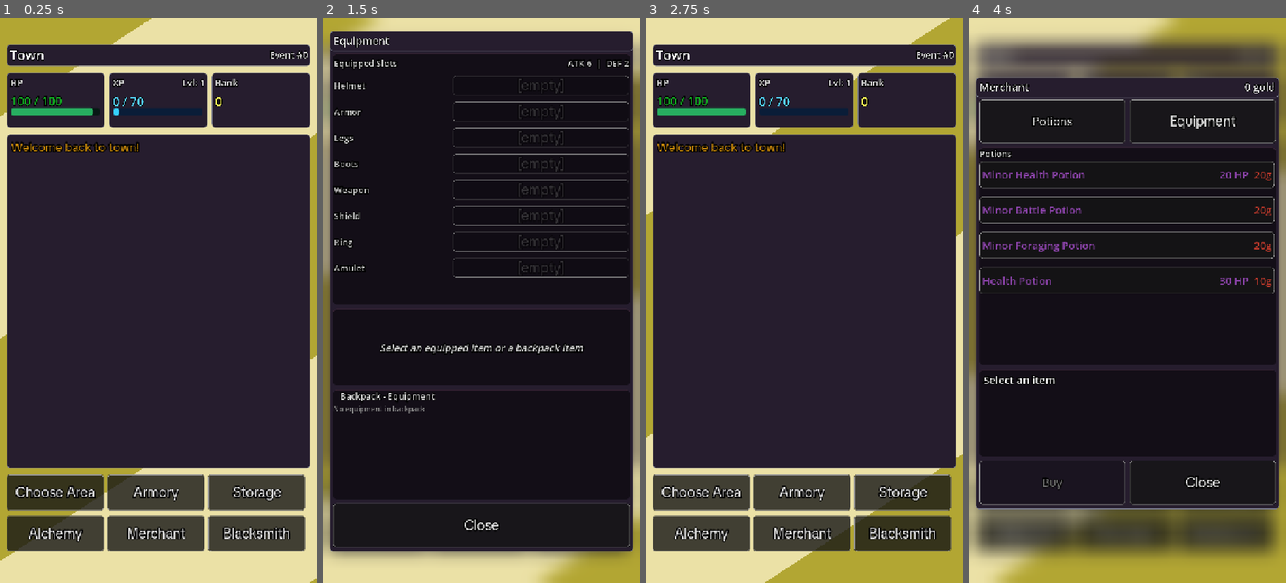
Above: before the commit, frames 1-4 (left to right).
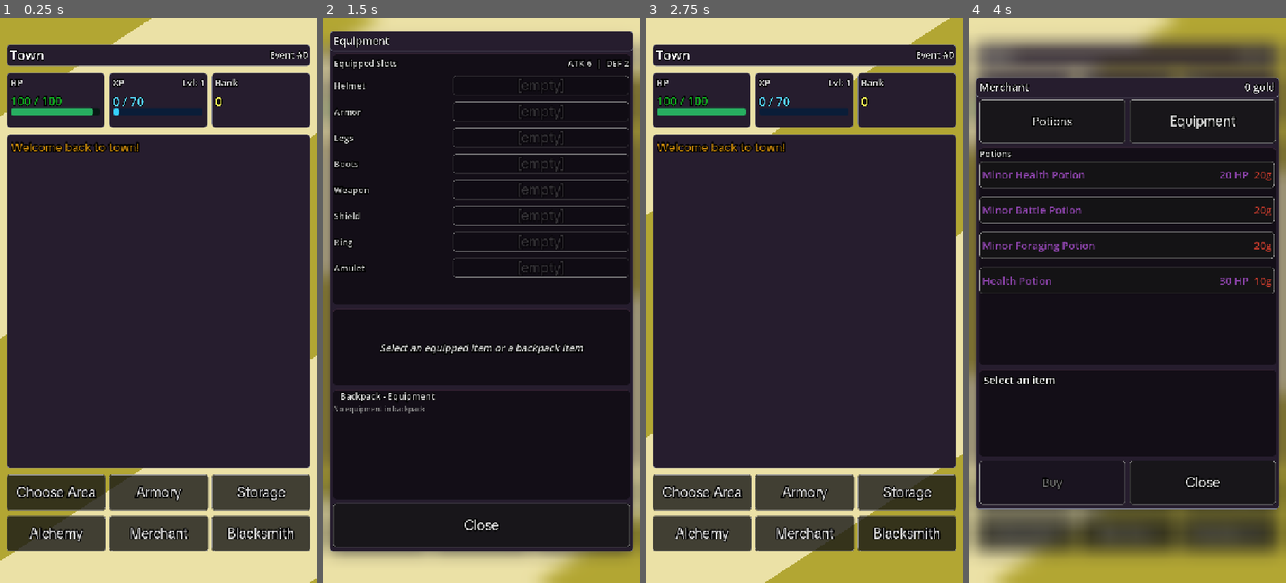
Above: after the commit, the same moments.

Repository: Nano95/project_RUNES
Game: Godot game, scene res://Scenes/Main.tscn
The game is run twice, just before and just after one commit, with the same random seed, the same clock (stepped at 60 frames per second) and the same inputs.
Inputs:
- Up to frame 1 (0.25 s): no input
- Up to frame 2 (1.5 s): click "Armory" at 0.5 s; click "Storage" at 1.25 s
- Up to frame 3 (2.75 s): click "Alchemy" at 2 s
- Up to frame 4 (4 s): click "Merchant" at 2.75 s; click "Blacksmith" at 3.5 s

The runs differ from the first frame. In frame 1, 2.4% of the frame differs, in the area x 4-98%, y 80-95%; in frame 2, 0.3%; in frame 3, 2.4%; in frame 4, 0.3%.

Commit message:
Center things properly for all resolutions
quick deposit and new areas

Diff:
--- a/Scenes/MainController.tscn
+++ b/Scenes/MainController.tscn
@@ -399,9 +399,12 @@
 inventoryPanel = NodePath("MarginContainer/VBoxContainer/AdventuringRow/BackpackDisplay")
 
 [node name="MarginContainer" type="MarginContainer" parent="UIController" unique_id=709362305]
-layout_mode = 0
-offset_right = 720.0
-offset_bottom = 1280.0
+layout_mode = 1
+anchors_preset = 15
+anchor_right = 1.0
+anchor_bottom = 1.0
+grow_horizontal = 2
+grow_vertical = 2
 size_flags_vertical = 3
 theme_override_constants/margin_left = 15
 theme_override_constants/margin_top = 60
@@ -657,6 +660,7 @@
 [node name="MainActionRow" type="GridContainer" parent="UIController/MarginContainer/VBoxContainer/MainActionRow" unique_id=780816887]
 custom_minimum_size = Vector2(678, 0)
 layout_mode = 2
+size_flags_horizontal = 3
 size_flags_vertical = 3
 theme_override_constants/h_separation = 8
 theme_override_constants/v_separation = 13
@@ -724,13 +728,13 @@
 
 [node name="AreasSelectRow" type="ScrollContainer" parent="UIController/MarginContainer/VBoxContainer" unique_id=2075402911]
 visible = false
-custom_minimum_size = Vector2(0, 202)
 layout_mode = 2
 size_flags_vertical = 3
 horizontal_scroll_mode = 0
 
 [node name="AreasSelectRow" type="GridContainer" parent="UIController/MarginContainer/VBoxContainer/AreasSelectRow" unique_id=2070690060]
 layout_mode = 2
+size_flags_horizontal = 3
 size_flags_vertical = 3
 theme_override_constants/h_separation = 6
 theme_override_constants/v_separation = 19
@@ -739,6 +743,7 @@
 [node name="area1" type="Button" parent="UIController/MarginContainer/VBoxContainer/AreasSelectRow/AreasSelectRow" unique_id=1488179726]
 custom_minimum_size = Vector2(221, 74)
 layout_mode = 2
+size_flags_horizontal = 3
 size_flags_vertical = 4
 theme_override_constants/outline_size = 10
 theme_override_fonts/font = ExtResource("3_dajxx")
@@ -748,6 +753,7 @@
 [node name="area2" type="Button" parent="UIController/MarginContainer/VBoxContainer/AreasSelectRow/AreasSelectRow" unique_id=794916738]
 custom_minimum_size = Vector2(221, 74)
 layout_mode = 2
+size_flags_horizontal = 3
 size_flags_vertical = 4
 theme_override_constants/outline_size = 10
 theme_override_fonts/font = ExtResource("3_dajxx")
@@ -757,6 +763,7 @@
 [node name="area3" type="Button" parent="UIController/MarginContainer/VBoxContainer/AreasSelectRow/AreasSelectRow" unique_id=593624606]
 custom_minimum_size = Vector2(221, 74)
 layout_mode = 2
+size_flags_horizontal = 3
 size_flags_vertical = 4
 theme_override_constants/outline_size = 10
 theme_override_fonts/font = ExtResource("3_dajxx")
@@ -766,6 +773,7 @@
 [node name="area4" type="Button" parent="UIController/MarginContainer/VBoxContainer/AreasSelectRow/AreasSelectRow" unique_id=285783351]
 custom_minimum_size = Vector2(221, 74)
 layout_mode = 2
+size_flags_horizontal = 3
 size_flags_vertical = 4
 theme_override_constants/outline_size = 10
 theme_override_fonts/font = ExtResource("3_dajxx")
@@ -994,6 +1002,7 @@
 show_percentage = false
 
 [node name="ItemActionContainer" type="ColorRect" parent="UIController" unique_id=1469258999 node_paths=PackedStringArray("itemNameLabel", "equipButton", "dropButton", "dropAllButton", "cancelButton", "inventorySystem")]
+visible = false
 material = SubResource("ShaderMaterial_ds30n")
 layout_mode = 1
 anchors_preset = 15
@@ -1919,8 +1928,7 @@
 theme_override_font_sizes/font_size = 32
 text = "Close"
 
-[node name="StorageModal" type="ColorRect" parent="UIControl …(74 unchanged characters)… kpackTitleCap", "backpackWeightLabel", "chestFlow", "chestCapacityLabel", "chest …(123 unchanged characters)…
-visible = false
+[node name="StorageModal" type="ColorRect" parent="UIControl …(74 unchanged characters)… kpackTitleCap", "backpackWeightLabel", "quickDeposit", "depositAll", "chestFlow", "chestCapacityLabel", "chest …(123 unchanged characters)…
 material = SubResource("ShaderMaterial_ds30n")
 layout_mode = 1
 anchors_preset = 15
@@ -1932,6 +1940,8 @@
 backpackFlow = NodePath("StoragePanel/MarginContainer/VBoxContainer/backpackPanel/TOP/VScrollBar/backpackGrid")
 backpackTitleCap = NodePath("StoragePanel/MarginContainer/VBoxContainer/backpackPanel/TOP/HBoxContainer/Title")
 backpackWeightLabel = NodePath("StoragePanel/MarginContainer/VBoxContainer/backpackPanel/TOP/HBoxContainer/Weight")
+quickDeposit = NodePath("StoragePanel/MarginContainer/VBoxContainer/backpackPanel/TOP/actionButtons/quickDeposit")
+depositAll = NodePath("StoragePanel/MarginContainer/VBoxContainer/backpackPanel/TOP/actionButtons/DepositAll")
 chestFlow = NodePath("StoragePanel/MarginContainer/VBoxContainer/chestPanel/TOP/VScrollBar/chestGrid")
 chestCapacityLabel = NodePath("StoragePanel/MarginContainer/VBoxContainer/chestPanel/TOP/Title")
 chestNameLabel = NodePath("StoragePanel/MarginContainer/VBoxContainer/chestPanel/TOP/Title")
@@ -2033,15 +2043,35 @@
 horizontal_alignment = 2
 vertical_alignment = 1
 
+[node name="actionButtons" type="HBoxContainer" parent="UIController/StorageModal/StoragePanel/MarginContainer/VBoxContainer/backpackPanel/TOP" unique_id=345955610]
+layout_mode = 2
+
+[node name="quickDeposit" type="Button" parent="UIController/StorageModal/StoragePanel/MarginContainer/VBoxContainer/backpackPanel/TOP/actionButtons" unique_id=382747223]
+layout_mode = 2
+size_flags_horizontal = 3
+size_flags_vertical = 3
+theme_override_constants/outline_size = 10
+theme_override_fonts/font = ExtResource("3_dajxx")
+theme_override_font_sizes/font_size = 32
+text = "Quick Deposit"
+
+[node name="DepositAll" type="Button" parent="UIController/StorageModal/StoragePanel/MarginContainer/VBoxContainer/backpackPanel/TOP/actionButtons" unique_id=1289173771]
+layout_mode = 2
+size_flags_horizontal = 3
+size_flags_vertical = 3
+theme_override_constants/outline_size = 10
+theme_override_fonts/font = ExtResource("3_dajxx")
+theme_override_font_sizes/font_size = 32
+text = "Deposit All"
+
 [node name="VScrollBar" type="ScrollContainer" parent="UIController/StorageModal/StoragePanel/MarginContainer/VBoxContainer/backpackPanel/TOP" unique_id=737082488]
-custom_minimum_size = Vector2(0, 260)
 layout_mode = 2
 size_flags_vertical = 3
 horizontal_scroll_mode = 0
 
 [node name="backpackGrid" type="HFlowContainer" parent="UIController/StorageModal/StoragePanel/MarginContainer/VBoxContainer/backpackPanel/TOP/VScrollBar" unique_id=1029594101]
-custom_minimum_size = Vector2(670, 260)
-layout_mode = 2
+layout_mode = 2
+size_flags_horizontal = 3
 size_flags_vertical = 3
 theme_override_constants/h_separation = 7
 theme_override_constants/v_separation = 6
--- a/Scripts/AreaRegistry.gd
+++ b/Scripts/AreaRegistry.gd
@@ -5,11 +5,11 @@
 func _ready() -> void:
 	areas = [
 		_make("Hunting Grounds", 1),
-		_make("Outskirts", 1),
-		_make("Darkwood Forest", 1),
-		_make("Goblin Warren", 3),
-		_make("Stoneback Mines", 5),
-		_make("Ashfield Ruins", 8),
+		_make("Outskirts", 3),
+		_make("Darkwood Forest", 7),
+		_make("Forsaken Keep", 12),
+		_make("Stoneback Mines", 18),
+		_make("Ashfield Ruins", 25),
 	]
 
 func _make(newName: String, minLevel: int) -> AreaData:
--- a/Scripts/AreaSystem.gd
+++ b/Scripts/AreaSystem.gd
@@ -54,6 +54,11 @@
 			Vector3(0.10, 0.12, 0.11),   # dark slate grey-green
 			Vector3(0.16, 0.20, 0.15)    # muted pine
 		)
+	elif (areaName == "Forsaken Castle"):
+		main.set_background_colors(
+			Vector3(0.20, 0.16, 0.16),   # charcoal with warmth
+			Vector3(0.58, 0.30, 0.30)    # soft pastel crimson
+		)
 	else:
 		# Default
 		main.set_background_colors(Vector3(.297, .211, .09), Vector3(.355, .285, .133))
--- a/Scripts/ChestSystem.gd
+++ b/Scripts/ChestSystem.gd
@@ -253,6 +253,128 @@
 	# Count total slots used (each stack = 1 slot)
 	return chest.items.size()
 
+func quickDeposit(chestId: int) -> void:
+	var chest = getChest(chestId)
+	if not chest or not chest.unlocked:
+		return
+
+	# Get unique item names already in chest
+	var chestItems: Array[String] = []
+	for stack in chest.items:
+		if not chestItems.has(stack["name"]):
+			chestItems.append(stack["name"])
+
+	if chestItems.is_empty():
+		GameEvents.eventLogged.emit(
+			"Chest %d is empty — nothing to match." % chestId, "system", false
+		)
+		return
+
+	var deposited = 0
+	var toMove = main.game_data.backpack.duplicate()
+
+	for stack in toMove:
+		var itemName = stack.get("name", "")
+		if not chestItems.has(itemName):
+			continue
+		if chest.items.size() >= getCapacity(chest):
+			break
+
+		var qty = stack.get("qty", 1)
+		var item = ItemRegistry.getItem(itemName)
+
+		# Update weight
+		if item:
+			main.game_data.currentWeight = max(
+				0.0, main.game_data.currentWeight - (item.weight * qty)
+			)
+
+		# Remove from backpack directly
+		var idx = main.game_data.backpack.find(stack)
+		if idx != -1:
+			main.game_data.backpack.remove_at(idx)
+
+		# Add to chest directly
+		var stackCap = ItemRegistry.getStackCap(itemName)
+		var added = false
+		for chestStack in chest.items:
+			if chestStack["name"] == itemName and chestStack["qty"] < stackCap:
+				var space = stackCap - chestStack["qty"]
+				var toAdd = min(space, qty)
+				chestStack["qty"] += toAdd
+				added = true
+				break
+		if not added:
+			chest.items.append({"name": itemName, "qty": qty})
+
+		deposited += qty
+
+	if deposited > 0:
+		main.save_game()
+		GameEvents.backpackChanged.emit()
+		GameEvents.chestChanged.emit()
+		GameEvents.weightChanged.emit()
+		GameEvents.eventLogged.emit(
+			"Quick deposited %d stacks into Chest %d." % [deposited, chestId], "town", false
+		)
+	else:
+		GameEvents.eventLogged.emit(
+			"Nothing to deposit — no matching items found.", "system", false
+		)
+
+func depositAll(chestId: int) -> void:
+	var chest = getChest(chestId)
+	if not chest or not chest.unlocked:
+		return
+
+	var deposited = 0
+	var toMove = main.game_data.backpack.duplicate()
+
+	for stack in toMove:
+		if chest.items.size() >= getCapacity(chest):
+			break
+
+		var itemName = stack.get("name", "")
+		var qty = stack.get("qty", 1)
+		var item = ItemRegistry.getItem(itemName)
+
+		# Handle weight
+		if item:
+			main.game_data.currentWeight = max(
+				0.0, main.game_data.currentWeight - (item.weight * qty)
+			)
+
+		# Remove from backpack directly
+		var idx = main.game_data.backpack.find(stack)
+		if idx != -1:
+			main.game_data.backpack.remove_at(idx)
+
+		# Add to chest directly
+		var added = false
+		var stackCap = ItemRegistry.getStackCap(itemName)
+		for chestStack in chest.items:
+			if chestStack["name"] == itemName and chestStack["qty"] < stackCap:
+				var space = stackCap - chestStack["qty"]
+				var toAdd = min(space, qty)
+				chestStack["qty"] += toAdd
+				added = true
+				break
+		if not added:
+			chest.items.append({"name": itemName, "qty": qty})
+
+		deposited += qty
+
+	if deposited > 0:
+		# Save and emit signals ONCE after all operations complete
+		main.save_game()
+		GameEvents.backpackChanged.emit()
+		GameEvents.chestChanged.emit()
+		GameEvents.weightChanged.emit()
+		GameEvents.eventLogged.emit(
+			"Deposited %d stacks into Chest %d." % [deposited, chestId], "town", false
+		)
+	else:
+		GameEvents.eventLogged.emit("Backpack is empty.", "system", false)
 
 func onChestItemMoved(_chestId: int) -> void:
 
--- a/Scripts/GatherSystem.gd
+++ b/Scripts/GatherSystem.gd
@@ -22,8 +22,13 @@
 		{ "max": 70,  "drops": [{"name": "Bloodroot", "weight": 50}, {"name": "Gloomcap", "weight": 50}] },
 		{ "max": 9999,"drops": [{"name": "Bloodroot", "weight": 20}, {"name": "Gloomcap", "weight": 80}] },
 	],
+	"Forsaken Keep": [
+	{ "max": 20,   "drops": [{"name": "Bloodroot", "weight": 50}, {"name": "Gloomcap", "weight": 30}, {"name": "Deathbloom", "weight": 20}] },
+	{ "max": 40,   "drops": [{"name": "Gloomcap", "weight": 20}, {"name": "Deathbloom", "weight": 50}, {"name": "Nightshade", "weight": 30}] },
+	{ "max": 70,   "drops": [{"name": "Deathbloom", "weight": 25}, {"name": "Nightshade", "weight": 50}, {"name": "Voidleaf", "weight": 25}] },
+	{ "max": 9999, "drops": [{"name": "Deathbloom", "weight": 33}, {"name": "Nightshade", "weight": 33}, {"name": "Voidleaf", "weight": 34}] },
+],
 }
-const POISONOUS_CHANCE: float = 0.1
 
 var foragingPotionEventsLeft: int = 0
 var main:MainNode
@@ -49,9 +54,14 @@
 
 func startForage() -> void:
 	var item = rollForageable()
-	if (item == ""):
+	if item == "":
 		return
-	if (randf() < POISONOUS_CHANCE):
+
+	var poisonChance = 0.15  # default
+	if (item == "Nightshade"):
+		poisonChance = 0.20
+
+	if randf() < poisonChance:
 		var dmg = randi_range(3, 8)
 		main.game_data.hp = max(1, main.game_data.hp - dmg)
 		main.save_game()
--- a/Scripts/InventoryDisplay.gd
+++ b/Scripts/InventoryDisplay.gd
@@ -103,6 +103,9 @@
 		if itemType == "potion":
 			call_deferred("emitPotionUsed", itemName)
 
+func emitPotionUsed(itemName: String) -> void:
+	GameEvents.potionUsed.emit(itemName)
+
 func onLongPress() -> void:
 	if not isPressingDown or longPressTarget == "":
 		return
--- a/Scripts/InventorySystem.gd
+++ b/Scripts/InventorySystem.gd
@@ -170,6 +170,9 @@
 		"Strong Heal Potion": return 50
 		#"Herbal Elixir":      return 60
 		"Twilight Potion":    return 70
+		"Death Brew":        return 70
+		"Shadow Tonic":      return 90
+		"Nightshade Elixir": return 110
 	print("- POTION NOT FOUND: ", itemName)
 	return 0
 
--- a/Scripts/ItemRegistry.gd
+++ b/Scripts/ItemRegistry.gd
@@ -53,6 +53,14 @@
 	_equip("Elven Helmet",      "helmet", false, "defense", 2,  4,  "none",           0,    0.0,  "Light and finely crafted.",     70)
 	_equip("Dark Knight Helm",  "helmet", false, "defense", 4,  7,  "none",           0,    0.0,  "Forged in shadow.",             90)
 	_equip("Reinforced Boots",  "boots",  false, "defense", 1,  3,  "none",           0,    0.0,  "Sturdy and well-made.",         55)
+
+	_equip("Sword of Hollow", "weapon", false, "attack",  6,  9,  "none", 0, 0.0, "Whispers when swung.",           110)
+	_equip("Gargoyle Armor",  "armor",  false, "defense", 5,  8,  "none", 0, 0.0, "Stone-hard and silent.",         120)
+	_equip("Crested Shield",  "shield", false, "defense", 6,  9,  "none", 0, 0.0, "Bears a forgotten crest.",       150)
+	_equip("Commander Helm",  "helmet", false, "defense", 5,  8,  "none", 0, 0.0, "Worn by those who led.",         100)
+	_equip("Paladin Armor",   "armor",  false, "defense", 8,  12, "none", 0, 0.0, "Heavy but nearly impenetrable.", 180)
+	_equip("King's Crown",    "helmet", false, "defense", 7,  10, "none", 0, 0.0, "Cold and terrible.",             300)
+
 	# Rings and amulets — no stat type, effect driven
 	_equip("Ring of Protection", "ring",   false, "defense", 1, 2, "none", 0, 0.0, "A plain ring, solid defense.", 80)
 	_equip("Ring of Vitality",  "ring",   false, "none",    0,  0,  "checkpoint_heal",10,   1.0,  "Pulses with warm energy.",      200)
@@ -68,6 +76,12 @@
 	_add("Orc Tooth",       "part",      true,  0.2, "Yellowed and cracked.",             8)
 	_add("Dark Essence",    "part",      true,  0.1, "A fragment of dark energy.",        45)
 	_add("Cloth",           "part",      true,  0.2, "Coarse woven fabric.",              6)
+	_add("Hollow Shard",   "part", true, 0.3, "A fragment of something hollow.",     35)
+	_add("Gargoyle Wing",  "part", true, 0.5, "Leathery and surprisingly light.",    40)
+	_add("Stone Fragment", "part", true, 0.4, "Chipped from something ancient.",     20)
+	_add("Priest Relic",   "part", true, 0.2, "Something unholy about it.",          45)
+	_add("Bone Fragment",  "part", true, 0.2, "Brittle but useful.",                 15)
+	_add("Paladin Crest",  "part", true, 0.2, "Heavy with former glory.",            80)
 
 	# ── HUNTING GROUNDS ───────────────────────────────────────
 	_add("Rat Tail",        "part",      true,  0.1, "A scaly rat tail.",                 5)
@@ -82,12 +96,17 @@
 	# ── DARKWOOD FOREST ───────────────────────────────────────
 	_add("Spider Silk",     "part",      true,  0.2, "Stronger than steel.",              30)
 
+	# ── SUMONING ITEMS  ───────────────────────────────────────
+	_add("Forsaken Seal",    "part", true,  0.3, "Radiates forgotten power.",        120)
+
 	# ── FORAGEABLES ───────────────────────────────────────
 	_add("Wild Herb",           "forageable", true,  0.5, "Common but useful.",               5)
 	_add("Red Berry",           "forageable", true,  0.5, "Sweet and slightly toxic.",        4)
 	_add("Bloodroot",           "forageable", true,  0.5, "Deep red root.",                   8)
 	_add("Gloomcap",            "forageable", true,  0.5, "A dark mushroom.",                 10)
-
+	_add("Deathbloom",       "forageable", true, 0.1, "A flower that blooms in death.",     25)
+	_add("Nightshade",       "forageable", true, 0.1, "Poisonous. Handle with care.",       20)
+	_add("Voidleaf",         "forageable", true, 0.1, "Withered and dark.",                 30)
 	# ── ORES ─────────────────────────────────────────────
 	_add("Copper Ore",          "ore",        true,  1.5, "Common metal ore.",                8)
 	_add("Iron Ore",            "ore",        true,  1.8, "Heavy and valuable.",              15)
@@ -111,6 +130,10 @@
 	_add("Strong Heal Potion",  "potion",     true,  3.4, "Restores 50 HP.",                  35)
 	#_add("Herbal Elixir",       "potion",     true,  3.8, "Restores 60 HP.",                  45)
 	_add("Twilight Potion",     "potion",     true,  5.0, "Restores 70 HP.",                  55)
+	_add("Death Brew",         "potion", true, 3.0, "Restores 70 HP.",  50)
+	_add("Shadow Tonic",       "potion", true, 3.2, "Restores 90 HP.",  65)
+	_add("Nightshade Elixir",  "potion", true, 3.5, "Restores 110 HP.", 85)
+
 	_add("Minor Battle Potion", "potion",     true, 2.3, "Attracts monsters for 3 events.",   25)
 	_add("Battle Potion",       "potion",     true, 2.3, "Attracts monsters for 6 events.",   45)
 	_add("Great Battle Potion", "potion",     true, 2.3, "Attracts monsters for 10 events.",  80)
@@ -118,6 +141,7 @@
 	_add("Minor Foraging Potion", "potion", true, 2.3, "Increases forageable encounters for 3 events.",  20)
 	_add("Foraging Potion",       "potion", true, 2.3, "Increases forageable encounters for 6 events.",  35)
 	_add("Great Foraging Potion", "potion", true, 2.3, "Increases forageable encounters for 10 events.", 60)
+
 func _add(itemName: String, itemType: String, stackable: bool, weight: float, description: String, value: int) -> void:
 	var item = ItemData.new()
 	item.itemName = itemName
--- a/Scripts/Main.gd
+++ b/Scripts/Main.gd
@@ -39,8 +39,6 @@
 }
 
 func _ready() -> void:
-	for child in get_children():
-		print(child.name)
 	game_data = SaveData.new()
 	backup_game_data = SaveData.new()
 	verify_save_directory(save_data_path)
--- a/Scripts/MonsterRegistry.gd
+++ b/Scripts/MonsterRegistry.gd
@@ -135,7 +135,7 @@
 			],
 			"strong": [
 				_make("Dark Druid", "strong", 180, 45, 130, 50, 90, [
-					_drop("Cloth", 0.30),
+					_drop("Cloth", 0.10),
 				]),
 				_make("Lost Soul", "strong", 150, 50, 140, 45, 85, [
 					_drop("Dark Essence", 0.10),
@@ -148,6 +148,63 @@
 				_make("Banshee", "elite", 650, 70, 500, 200, 400, [
 					_drop("Dark Essence", 0.90),
 					_drop("Banshee Veil", 0.25),
+				]),
+			],
+		},
+
+		"Forsaken Keep": {
+			"weak": [
+				_make("Hollow Knight", "weak", 120, 28, 55, 20, 40, [
+					_drop("Bone Fragment", 0.2),
+					_drop("Hollow Shard",  0.15),
+				]),
+				_make("Gargoyle", "weak", 110, 25, 50, 18, 36, [
+					_drop("Stone Fragment", 0.2),
+					_drop("Gargoyle Wing",  0.05),
+				]),
+				_make("Lost Soul", "weak", 90, 22, 45, 15, 30, [
+					_drop("Dark Essence",  0.15),
+				]),
+			],
+			"medium": [
+				_make("Shadow Paladin", "medium", 200, 45, 100, 40, 75, [
+					_drop("Bone Fragment",  0.2),
+					_drop("Paladin Crest",  0.02),
+				]),
+				_make("Cursed Archer", "medium", 170, 40, 90, 35, 65, [
+					_drop("Bone Fragment",  0.2),
+					_drop("Beast Skin",    0.2),
+					_drop("Creature Fang",  0.10),
+				]),
+				_make("Wretched Priest", "medium", 180, 38, 95, 38, 70, [
+					_drop("Priest Relic",  0.5),
+					_drop("Dark Essence",  0.1),
+					_drop("Cloth",         0.2),
+				]),
+			],
+			"strong": [
+				_make("Knight Commander", "strong", 320, 65, 180, 80, 150, [
+					_drop("Commander Helm", 0.05),
+					_drop("Bone Fragment",  0.45),
+				]),
+				_make("Wraith", "strong", 280, 70, 190, 85, 160, [
+					_drop("Dark Essence",   0.25),
+					_drop("Bone Fragment",  0.10),
+				]),
+				_make("Chest Mimic", "strong", 350, 60, 200, 150, 400, [
+					_drop("Iron Legs",        0.20),
+					_drop("Reinforced Shield", 0.20),
+					_drop("Leather Armor",    0.20),
+					_drop("Golden Legs",      0.05),
+					_drop("Golden Armor",     0.05),
+					_drop("Crested Shield",   0.01),
+				]),
+			],
+			"elite": [
+				_make("The Forsaken King", "elite", 1200, 120, 900, 500, 900, [
+					_drop("Paladin Crest",  0.90),
+					_drop("Forsaken Seal",  0.65),
+					_drop("King's Crown",   0.05),
 				]),
 			],
 		},
--- a/Scripts/RecipeRegistry.gd
+++ b/Scripts/RecipeRegistry.gd
@@ -8,6 +8,9 @@
 		_make("Minor Health Potion",{"Wild Herb": 2},                                    "Minor Health Potion","heal",      20),
 		_make("Health Potion",      {"Wild Herb": 3, "Red Berry": 2, "Frog Leg": 1},     "Health Potion",      "heal",      30),
 		_make("Twilight Potion",    {"Gloomcap": 1, "Red Berry": 1, "Wild Herb": 1},     "Twilight Potion",    "heal",      70),
+		_make("Death Brew",        {"Deathbloom": 2, "Gloomcap": 1},                        "Death Brew",        "heal", 70),
+		_make("Shadow Tonic",      {"Voidleaf": 2, "Bloodroot": 1},                         "Shadow Tonic",      "heal", 90),
+		_make("Nightshade Elixir", {"Nightshade": 1, "Deathbloom": 1, "Wild Herb": 2},      "Nightshade Elixir", "heal", 110),
 		_make("Strength Brew",      {"Wild Herb": 2, "Orc Tooth": 1},                    "Strength Brew",      "strength",  5),
 		_make("Swiftness Tonic",    {"Creature Fang": 1, "Bloodroot": 2},                    "Swiftness Tonic",    "swiftness", 0),
 		_make("Time Potion",        {"Bat Wing": 3, "Bloodroot": 1, "Red Berry": 1},     "Time Potion",        "time",      0),
--- a/Scripts/StorageDisplay.gd
+++ b/Scripts/StorageDisplay.gd
@@ -4,10 +4,13 @@
 @export var backpackFlow: HFlowContainer
 @export var backpackTitleCap: Label
 @export var backpackWeightLabel: Label
+@export var quickDeposit: Button
+@export var depositAll: Button
 @export var chestFlow: HFlowContainer
 @export var chestCapacityLabel: Label
 @export var chestNameLabel: Label
 @export var chestGrid: HBoxContainer
+
 @export var upgradeLabel: Label
 @export var upgradeDetails: RichTextLabel
 @export var buildButton: Button
@@ -29,6 +32,16 @@
 	GameEvents.chestChanged.connect(refresh)
 	GameEvents.chestUnlocked.connect(onChestUnlocked)
 	GameEvents.chestUpgraded.connect(onChestUpgraded)
+	quickDeposit.pressed.connect(func():
+		Utils.animateButtonPress(quickDeposit)
+		chestSystem.quickDeposit(selectedChestId)
+		call_deferred("refresh")
+	)
+	depositAll.pressed.connect(func():
+		Utils.animateButtonPress(depositAll)
+		chestSystem.depositAll(selectedChestId)
+		call_deferred("refresh")
+	)
 
 	longPressTimer = Timer.new()
 	longPressTimer.one_shot = true
@@ -53,10 +66,16 @@
 	refresh()
 	Utils.animate_modal_entry(self)
 
+var isRefreshing: bool = false
 func refresh() -> void:
+	print("Attempting refresh", Time.get_unix_time_from_system())
+	if isRefreshing:
+		return
+	isRefreshing = true
 	refreshBackpack()
 	refreshChest()
 	refreshUpgradePanel()
+	isRefreshing = false
 
 # ── BACKPACK ─────────────────────────────────────────────
 func refreshBackpack() -> void:
@@ -83,10 +102,12 @@
 
 # ── CHEST ────────────────────────────────────────────────
 func refreshChest() -> void:
+	print("children clean up")
 	for child in chestFlow.get_children():
 		child.queue_free()
 
 	var chest = chestSystem.getChest(selectedChestId)
+	print("Made it here")
 	if not chest or not chest.unlocked:
 		chestNameLabel.text = "Chest %d (Locked)" % selectedChestId
 		chestCapacityLabel.text = ""
@@ -155,6 +176,7 @@
 		chestGrid.add_child(btn)
 
 func onChestSelected(chestId: int) -> void:
+	print("chest Button pressed")
 	var chest = chestSystem.getChest(chestId)
 	if not chest:
 		return
@@ -164,6 +186,7 @@
 		_buildChestGrid()
 		return
 	selectedChestId = chestId
+	print("Selected: ", selectedChestId)
 	refresh()
 
 func onChestUnlocked(_chestId: int) -> void:
@@ -188,7 +211,7 @@
 	else:
 		btn.text = " " + entry["name"] + " "
 	btn.size_flags_horizontal = Control.SIZE_SHRINK_CENTER
-	var newColor = _getColorForType(entry["type"])
+	var newColor = getColorForType(entry["type"])
 	btn.add_theme_color_override("font_color", newColor)
 	btn.add_theme_font_size_override("font_size", 22)
 	btn.custom_minimum_size = Vector2(150,50)
@@ -241,11 +264,11 @@
 		})
 	return result
 
-func _getColorForType(itemType: String) -> Color:
+func getColorForType(itemType: String) -> Color:
 	match itemType:
 		"equipment":  return Color("#e74c3c")
-		"part":       return Color("#888888")
+		"part":       return Color("82b6bfff")
 		"forageable": return Color("#27ae60")
-		"ore":        return Color("#aaaaaa")
+		"ore":        return Color("a5997eff")
 		"potion":     return Color("#8e44ad")
 		_:            return Color("#cccccc")
--- a/Scripts/TickSystem.gd
+++ b/Scripts/TickSystem.gd
@@ -206,6 +206,8 @@
 	match main.game_data.currentArea:
 		"Hunting Grounds": return randi_range(30, 80)
 		"Outskirts":       return randi_range(50, 120)
+		"Darkwood Forest":  return randi_range(130, 180)
+		"Forsaken Keep": return randi_range(170, 280) # gold find
 		_:                 return randi_range(130, 180)
 
 func triggerTrap() -> void:
@@ -250,6 +252,7 @@
 		"Hunting Grounds":  return randi_range(2, 8)
 		"Outskirts":        return randi_range(5, 15)
 		"Darkwood Forest":  return randi_range(10, 22)
+		"Forsaken Keep": return randi_range(18, 35)  # trap damage
 		"Ashfield Ruins":   return randi_range(15, 30)
 		"The Abyssal Depths": return randi_range(25, 45)
 		_:                  return randi_range(2, 8)
